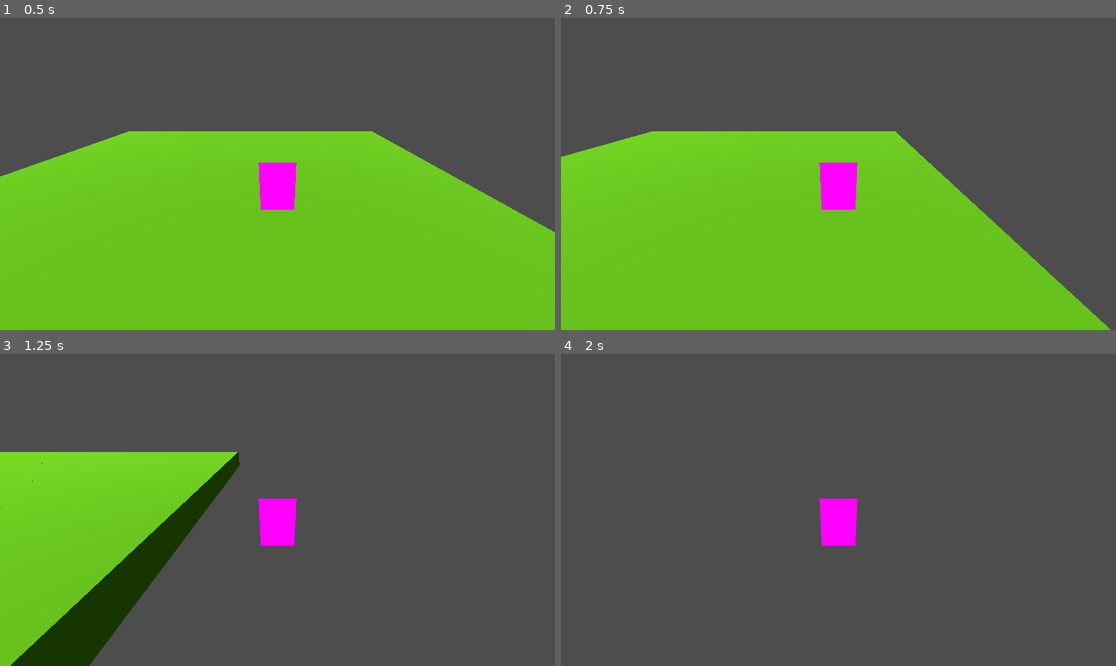
Above: before the commit, frames 1-4 (two rows, left to right).
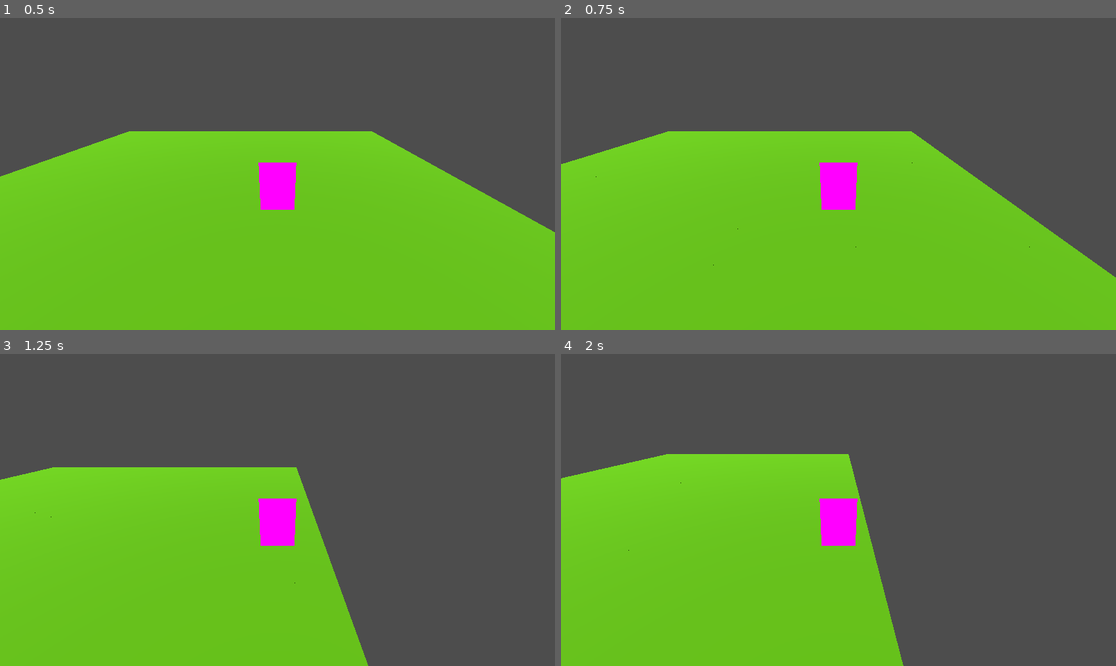
Above: after the commit, the same moments.

Repository: Lele1409/projectcl
Game: Godot game, scene res://Scenes/World.tscn
Two runs of this game, one before a commit and one after it. Both use one fixed random seed, a clock stepped at 60 frames per second and the inputs below.
Inputs:
- Up to frame 1 (0.5 s): no input
- Up to frame 2 (0.75 s): tap Enter at 0.5 s; hold D (move_right) from 0.53 s (still down)
- Up to frame 3 (1.25 s): keep holding D (move_right)
- Up to frame 4 (2 s): release D (move_right) at 1.28 s; hold S (move_back) from 1.28 s (still down)

Frame 1 is identical in both runs. In frame 2, 4.6% of the frame differs, in the area x 0-100%, y 36-100%; in frame 3, 26%; in frame 4, 37%, in the area x 0-62%, y 32-100%.

Commit message:
[Entities] updated player movement (made code cleaner & added delta to player movement to help with potential lag issues)

Diff:
--- a/src/Entities/Player/player.gd
+++ b/src/Entities/Player/player.gd
@@ -1,25 +1,33 @@
 extends CharacterBody3D
 
-@export var speed = 14
+## Movement speed of player
+@export var speed = 8
+## Fall acceleration, applied every physics frame (multiplied by ~1/60)
 @export var fall_acceleration = 75
 
 var target_velocity = Vector3.ZERO
 
 
 func _physics_process(delta):
-	var direction = Vector2(
+	print(delta)
+
+	# Handle character movement
+	update_target_velocity(delta)
+	velocity = target_velocity
+	move_and_slide()
+
+
+func update_target_velocity(delta) -> void:
+	var movement_direction = Vector2(
 		Input.get_action_strength("move_right") - Input.get_action_strength("move_left"),
 		Input.get_action_strength("move_back") - Input.get_action_strength("move_forward")
 	).normalized()
 
-	# Ground Velocity
-	target_velocity.x = direction.x * speed
-	target_velocity.z = direction.y * speed
+	var movement_adjust = speed * (delta * 60)  # delta should be around 1/60, so delta*60 should be 1
 
-	# Vertical Velocity
-	if not is_on_floor(): # If in the air, fall towards the floor. Literally gravity
+	target_velocity.x = movement_direction.x * movement_adjust
+	target_velocity.z = movement_direction.y * movement_adjust
+
+	# apply gravity if not grounded
+	if not is_on_floor():
 		target_velocity.y = target_velocity.y - (fall_acceleration * delta)
-
-	# Moving the Character
-	velocity = target_velocity
-	move_and_slide()
